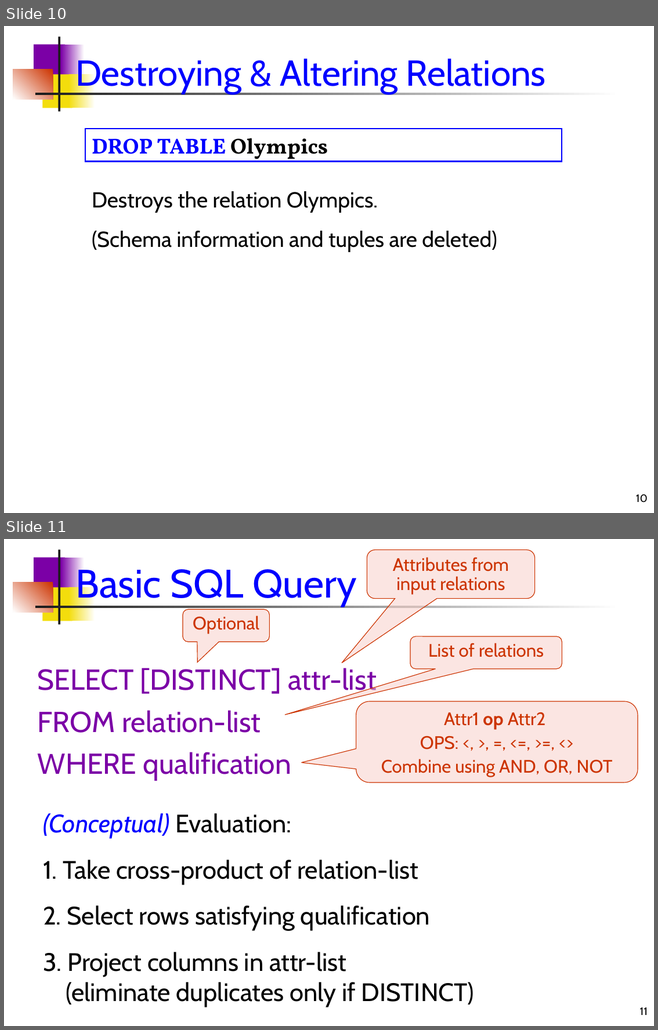
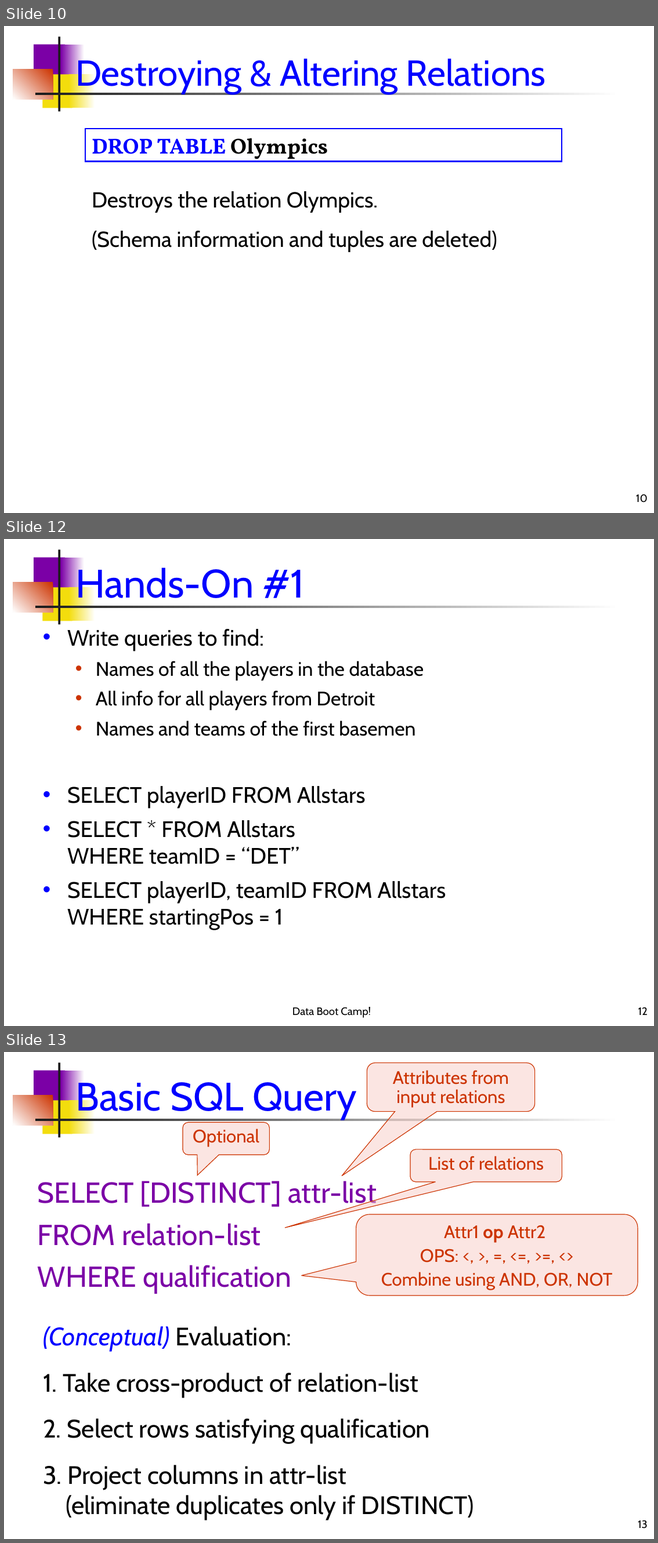
Before and after one commit to dssg/dssg-training-workshop-2015, a slide deck: slides/introductionToSQL.ppt. Shown one above the other, each under a label of ours: slides 10 and 11 before the commit, slides 10, 12 and 13 after it; the slides between them are not shown. The pictures are 658x1030 and 658x1543 pixels, drawn with LibreOffice and Linux fonts; fonts in the diff are those of the drawing. Boxes give left, top, right and bottom in pixels: in the first picture for what was removed or moved away, otherwise in the second. Text is boxed around its words. In the diff, an @@ line names an element or a change of style, - is before the commit and + after.

```diff
--- a/slides/introductionToSQL.ppt
+++ b/slides/introductionToSQL.ppt
@@ slide 12 added at (4, 539, 654, 1026), background #FFFFFF; not listed: 7 template elements that a slide beside it also shows @@
@@ title added at (75, 565, 304, 607), 44 pt, text #0000FF @@
+Hands-On #1
@@ text added at (67, 629, 446, 931), 24.8 pt, text #000000 @@
+• Write queries to find:
+  • Names of all the players in the database
+  • All info for all players from Detroit
+  • Names and teams of the first basemen
+• SELECT playerID FROM Allstars
+• SELECT * FROM Allstars
+  WHERE teamID = “DET”
+• SELECT playerID, teamID FROM Allstars
+  WHERE startingPos = 1
@@ text added at (292, 1007, 371, 1018), 12 pt, text #000000 @@
+Data Boot Camp!
@@ page number added at (638, 1007, 647, 1015), 12 pt, text #000000 @@
+12
@@ what was slide 11 is now slide 13 @@
@@ page number at (637, 1520, 647, 1529): text changed @@
-11
+13
```
Also in this commit, not shown: 1 slide changed, 10 other slides added, 3 slides removed, 2 other files.
